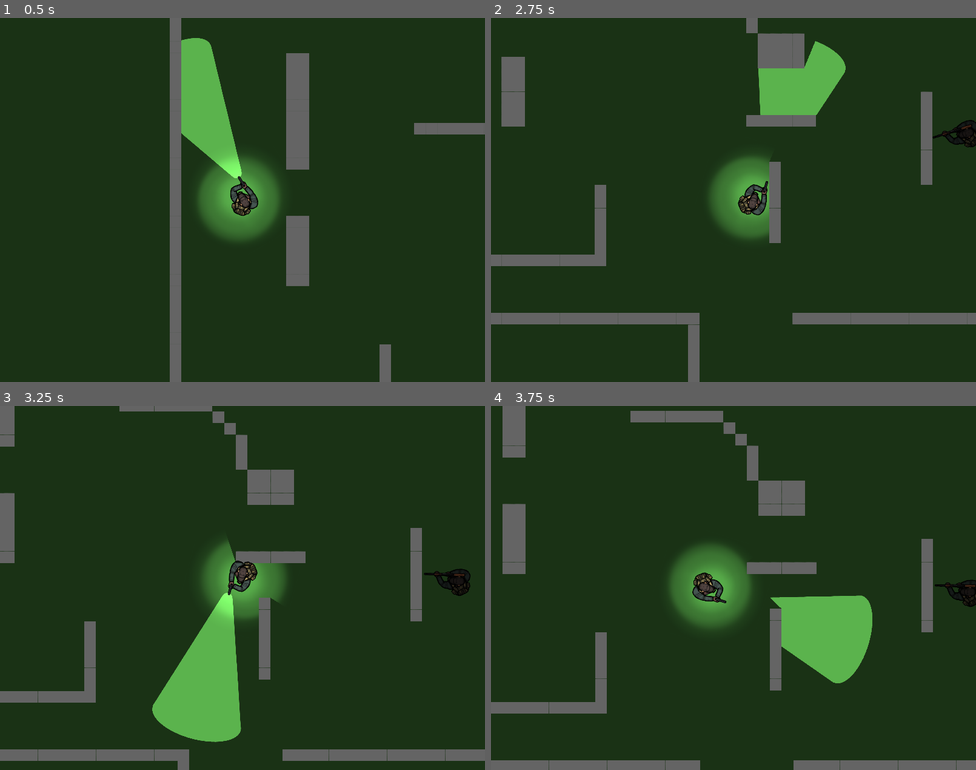
Above: before the commit, frames 1-4 (two rows, left to right).
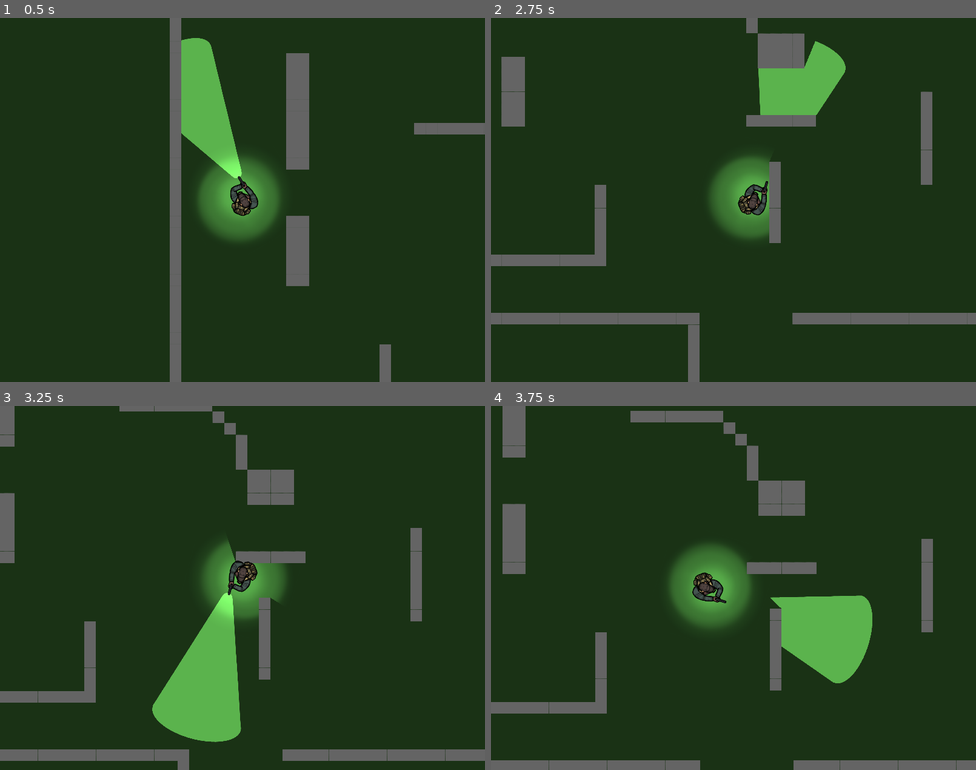
Above: after the commit, the same moments.

Repository: JustinJLi/game_dev_project
Game: Godot game, scene res://world.tscn
Same seed, same stepped clock (60 frames per second), same inputs: the game is played once before the commit and once after it.
Inputs (mouse positions are in pixels of both pictures, inside the frame that each line leads up to):
- Up to frame 1 (0.5 s): no input
- Up to frame 2 (2.75 s): move the mouse to (840, 181) at 0.52 s; hold Right (right) 0.53-1.28 s; click (840, 181) at 0.6 s; move the mouse to (636, 218) at 1.27 s; hold S (down) 1.28-2.03 s; click (636, 218) at 1.35 s; move the mouse to (782, 119) at 2.02 s; hold Right (right) from 2.03 s (still down); click (782, 119) at 2.1 s
- Up to frame 3 (3.25 s): move the mouse to (218, 660) at 2.77 s; release Right (right) at 2.78 s; hold Up (up) from 2.78 s (still down); click (218, 660) at 2.85 s
- Up to frame 4 (3.75 s): move the mouse to (879, 642) at 3.52 s; release Up (up) at 3.53 s; hold Left (left) from 3.53 s (still down); click (879, 642) at 3.6 s

Frame 1 is identical in both runs. In frame 2, 0.3% of the frame differs, in the area x 91-100%, y 28-36%; in frame 3, 0.3%, in the area x 87-97%, y 44-53%; in frame 4, 0.3%.

Commit message:
enemies + bullets hidden in darkness

Diff:
--- a/bullet.tscn
+++ b/bullet.tscn
@@ -1,7 +1,10 @@
-[gd_scene load_steps=5 format=3 uid="uid://ccpv7j3qo54yc"]
+[gd_scene load_steps=6 format=3 uid="uid://ccpv7j3qo54yc"]
 
 [ext_resource type="Script" path="res://bullet.gd" id="1_sh25a"]
 [ext_resource type="Texture2D" uid="uid://doayxogt7gyhx" path="res://Assets/hand_gun_bullet.png" id="1_vu8jg"]
+
+[sub_resource type="CanvasItemMaterial" id="CanvasItemMaterial_n0hi8"]
+light_mode = 2
 
 [sub_resource type="RectangleShape2D" id="RectangleShape2D_1xiae"]
 size = Vector2(6, 10)
@@ -18,6 +21,7 @@
 metadata/_edit_group_ = true
 
 [node name="Sprite2D" type="Sprite2D" parent="."]
+material = SubResource("CanvasItemMaterial_n0hi8")
 texture = ExtResource("1_vu8jg")
 
 [node name="CollisionShape2D" type="CollisionShape2D" parent="."]
--- a/world.tscn
+++ b/world.tscn
@@ -218,6 +218,9 @@
 radius = 80.0
 height = 228.0
 
+[sub_resource type="CanvasItemMaterial" id="CanvasItemMaterial_bhy5h"]
+light_mode = 2
+
 [sub_resource type="SpriteFrames" id="SpriteFrames_tl3w3"]
 animations = [{
 "frames": [{
@@ -293,6 +296,9 @@
 [sub_resource type="CapsuleShape2D" id="CapsuleShape2D_g8q00"]
 radius = 37.0
 height = 144.0
+
+[sub_resource type="CanvasItemMaterial" id="CanvasItemMaterial_2clt3"]
+light_mode = 2
 
 [node name="world" type="Node2D"]
 
@@ -365,6 +371,7 @@
 metadata/_edit_group_ = true
 
 [node name="AnimatedSprite2D" type="AnimatedSprite2D" parent="Enemy"]
+material = SubResource("CanvasItemMaterial_bhy5h")
 scale = Vector2(0.5, 0.5)
 sprite_frames = SubResource("SpriteFrames_tl3w3")
 animation = &"move"
@@ -393,6 +400,7 @@
 metadata/_edit_group_ = true
 
 [node name="AnimatedSprite2D" type="AnimatedSprite2D" parent="Enemy2"]
+material = SubResource("CanvasItemMaterial_2clt3")
 scale = Vector2(0.5, 0.5)
 sprite_frames = SubResource("SpriteFrames_tl3w3")
 animation = &"move"
Not shown: 1 places in world.tscn that only renumber resources
